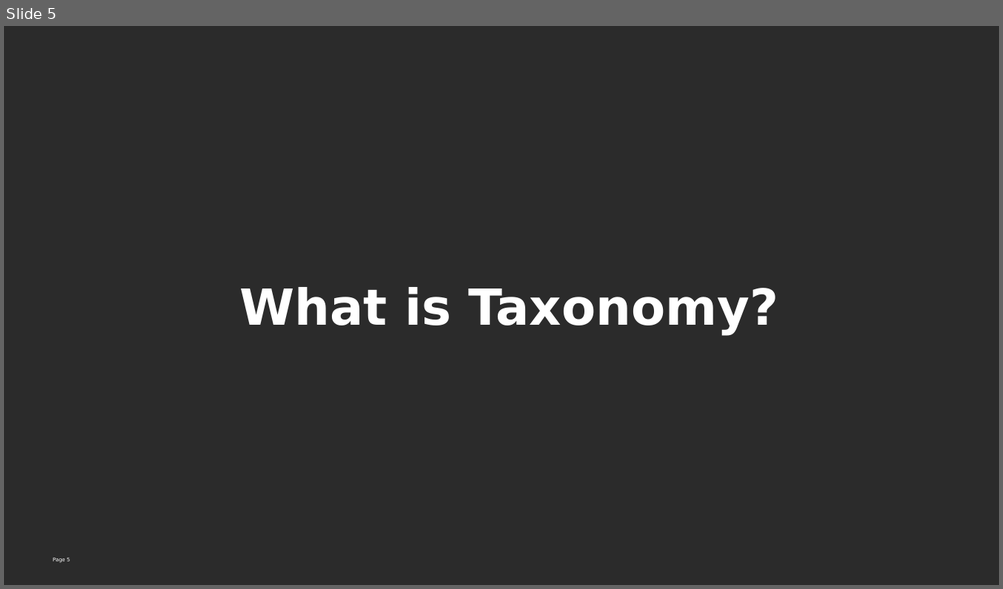
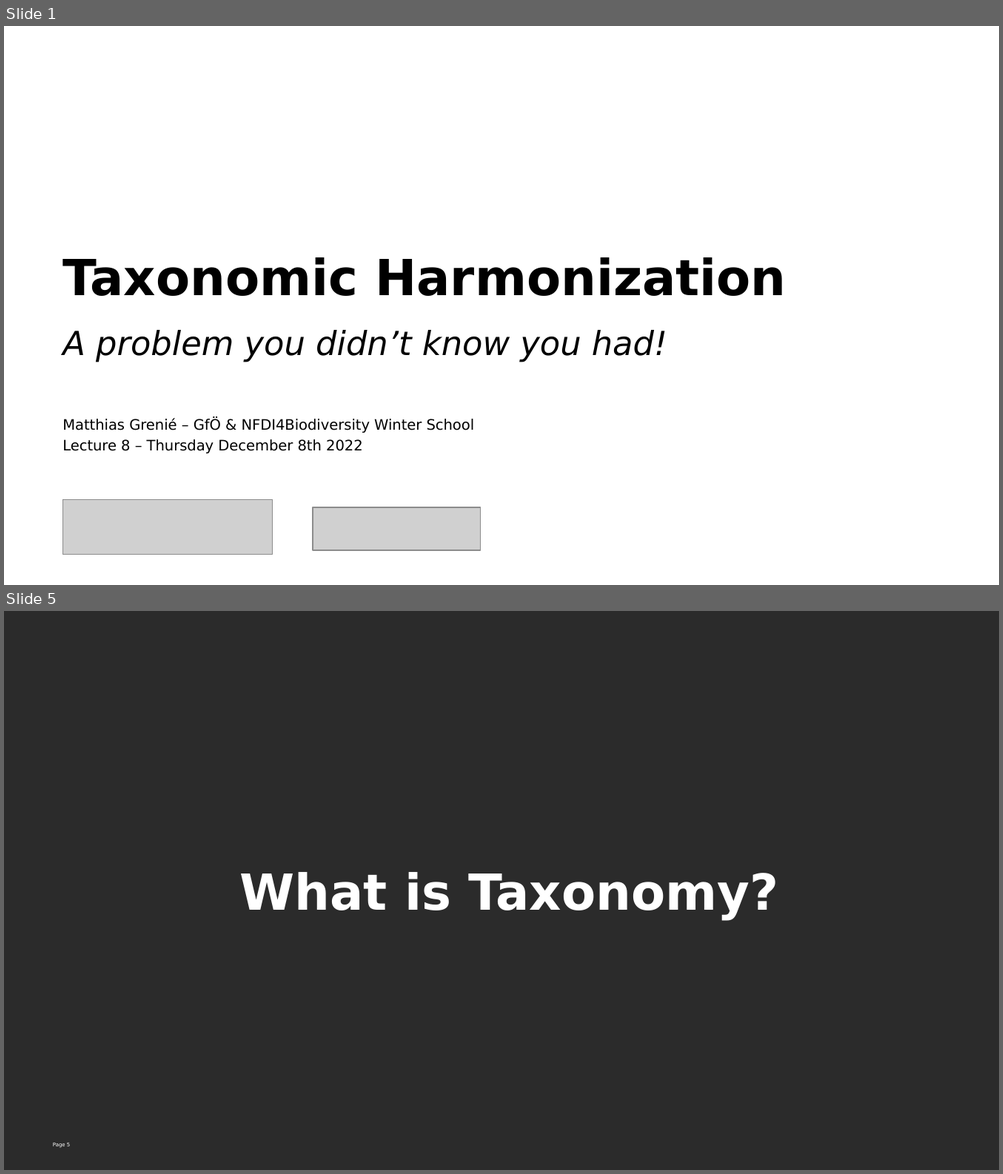
Before and after one commit to Rekyt/taxonomic_harmonization_lecture, a slide deck: taxoharmo_lecture.odp. Shown one above the other, each under a label of ours: slide 5 before the commit, slides 1 and 5 after it; the slides between them are not shown. The pictures are 1003x589 and 1003x1174 pixels, drawn with LibreOffice and Linux fonts; fonts in the diff are those of the drawing; grey boxes stand for pictures; background and template pictures are left out; a plain dark background stands for a picture behind light text. Boxes give left, top, right and bottom in pixels: in the first picture for what was removed or moved away, otherwise in the second. Text is boxed around its words. In the diff, an @@ line names an element or a change of style, - is before the commit and + after.

```diff
--- a/taxoharmo_lecture.odp
+++ b/taxoharmo_lecture.odp
@@ slide 1 added at <box>4,26,999,585</box>, background picture (left out) @@
@@ text added at <box>62,258,785,296</box>, 36 pt, text #000000, bold @@
+Taxonomic Harmonization
@@ text added at <box>62,330,667,363</box>, 24 pt, text #000000, italic @@
+A problem you didn’t know you had!
@@ text added at <box>62,419,475,454</box>, 10.5 pt, text #000000 @@
+Matthias Grenié – GfÖ & NFDI4Biodiversity Winter School
+Lecture 8 – Thursday December 8th 2022
@@ picture added at <box>62,500,273,555</box> @@
@@ picture added at <box>313,507,481,550</box> @@
```
Also in this commit, not shown: 7 slides changed, 1 slide removed.
